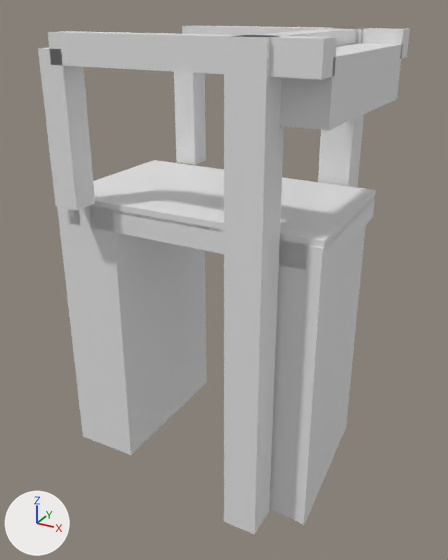
Two versions of the glTF model models/anna-paulowna/anna-paulowna-brug-over-de-van-ewijcksluis/anna-paulowna-brug-over-de-van-ewijcksluis.glb, one commit apart.
Both versions are drawn from a 50 mm lens placed at (10.37, -18.67, 6.36), pointed at (0.25, -0.27, -2.84). The axes (+X, +Y, +Z) are drawn at lower left. The lights are the same throughout. The first picture is the older version.

In view in the first picture: 'building:balans', 'building:balans 2', 'building:contragewicht', 'building:hamei', 'building:hamei 2', 'building:hangstang', 'building:hangstang 2', 'building:portaal', 'road:dek', 'road:landhoofd (aangenomen)', 'road:landhoofd (aangenomen) 2', 'road:rijbaan lokale weg'.
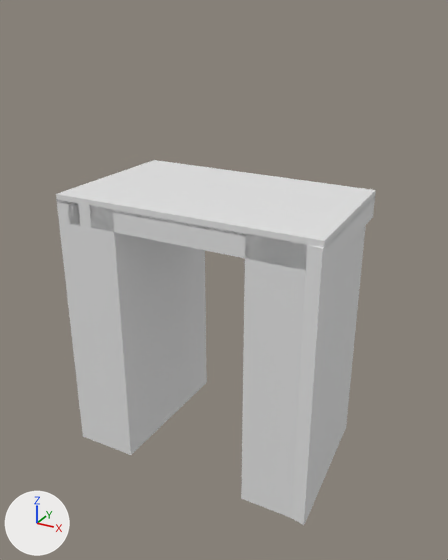
Location of each change, [x1, y1, x2, y2] in pixels of the pictures (448 x 560 px):
'building:hamei 2', deleted
    before: [224, 35, 284, 534]
'building:balans 2', deleted
    before: [48, 31, 337, 80]
'building:contragewicht', deleted
    before: [280, 43, 403, 130]
'building:hangstang 2', deleted
    before: [38, 47, 95, 210]
'building:hangstang', deleted
    before: [174, 72, 206, 164]
'building:hamei', deleted
    before: [318, 28, 366, 187]
'building:balans', deleted
    before: [182, 26, 410, 59]
'building:portaal', deleted
    before: [245, 28, 359, 47]

Edits to the bpy script that builds the scene:
```text
Remove ob_building_hamei:
    ob_building_hamei = bpy.data.objects.new('building:hamei', me_hamei)
    ob_building_hamei.location = (0.0, 0.0, 0.0)
Remove ob_building_hamei_2:
    ob_building_hamei_2 = bpy.data.objects.new('building:hamei 2', me_hamei_2)
    ob_building_hamei_2.location = (0.0, 0.0, 0.0)
Remove ob_building_portaal:
    ob_building_portaal = bpy.data.objects.new('building:portaal', me_portaal)
    ob_building_portaal.location = (0.0, 0.0, 0.0)
Remove ob_building_balans:
    ob_building_balans = bpy.data.objects.new('building:balans', me_balans)
    ob_building_balans.location = (0.0, 0.0, 0.0)
Remove ob_building_hangstang:
    ob_building_hangstang = bpy.data.objects.new('building:hangstang', me_hangstang)
    ob_building_hangstang.location = (0.0, 0.0, 0.0)
Remove ob_building_balans_2:
    ob_building_balans_2 = bpy.data.objects.new('building:balans 2', me_balans_2)
    ob_building_balans_2.location = (0.0, 0.0, 0.0)
Remove ob_building_hangstang_2:
    ob_building_hangstang_2 = bpy.data.objects.new('building:hangstang 2', me_hangstang_2)
    ob_building_hangstang_2.location = (0.0, 0.0, 0.0)
Remove ob_building_contragewicht:
    ob_building_contragewicht = bpy.data.objects.new('building:contragewicht', me_contragewicht)
    ob_building_contragewicht.location = (0.0, 0.0, 0.0)
```
